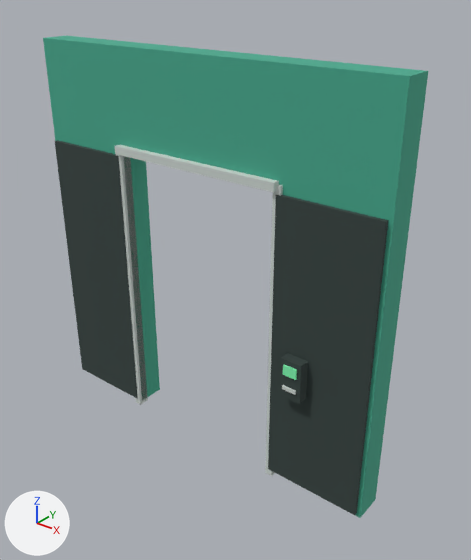
Two versions of the OBJ model Assets/Models/EscapeRoute/EmergencyExitFrame.obj, one commit apart.
Before and after are seen from a camera (50 mm lens) standing at (3.93, -4.43, 4.68) and looking at (0.28, 0.12, 1.86). Lighting does not change. The marker at lower left points along +X, +Y and +Z. The picture after the commit comes second. Where no turn or scale is listed for an object, it has been applied to the vertices. Vertices at exactly the same position are counted once.

Names of what the first picture shows: 'EmergencyExitFrame'.
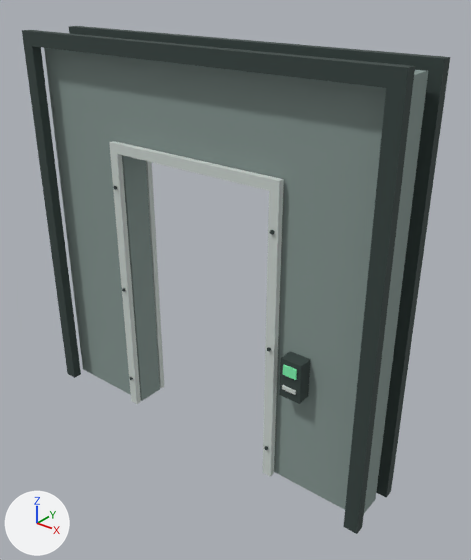
Patch to the scene script:
```diff
--- a/Assets/Models/EscapeRoute/EmergencyExitFrame.obj.py
+++ b/Assets/Models/EscapeRoute/EmergencyExitFrame.obj.py
@@ mat_framesteel @@
+mat_framesteel = principled_material('FrameSteel')
+mat_framesteel.base_color = (0.24, 0.31, 0.29)  # grey #869793
+mat_framesteel.roughness = 0.845
@@ me_emergencyexitframe @@
 # used by ob_emergencyexitframe; location = (0.0, 0.0, 0.0)
-me_emergencyexitframe.from_pydata(...)  # 84 vertices, 66 faces; spans x -2.0..2.0, y -0.32..0.15, z -0.04..4.0
+me_emergencyexitframe.from_pydata(...)  # 292 vertices, 324 faces; spans x -2.07..2.07, y -0.34..0.34, z 0.0..4.08
+# me_emergencyexitframe part 1: a new loose piece of 20 vertices spanning x -1.02..1.02, y -0.23..-0.17, z 0.0..3.1, in mat_rim (light grey #ced7d3)
+# me_emergencyexitframe part 2: a new loose piece of 20 vertices spanning x -2.07..2.07, y -0.34..-0.24, z 0.0..4.08, in mat_dark (dark grey #35423f)
+# me_emergencyexitframe part 3: a new loose piece of 20 vertices spanning x -1.02..1.02, y 0.17..0.23, z 0.0..3.1, in mat_rim (light grey #ced7d3)
+# me_emergencyexitframe part 4: a new loose piece of 20 vertices spanning x -2.07..2.07, y 0.24..0.34, z 0.0..4.08, in mat_dark (dark grey #35423f)
+# me_emergencyexitframe part 5
+# 40 vertices are removed from x -1.96..1.96, y -0.22..-0.06, z -0.04..3.07
+# 30 faces are deleted
+# me_emergencyexitframe part 6: 18 faces spanning x -2.0..2.0, y -0.15..0.15, z 0.0..4.0 switch from mat_escapegreen (green #45aa8e) to mat_framesteel (grey #869793)
+# other edits to the shape of me_emergencyexitframe do not show in these pictures
 me_emergencyexitframe.materials.append(mat_dark)
```

Pixel boxes (x1, y1, x2, y2) of what changed, in the pictures (471 x 560 px):
'EmergencyExitFrame', reshaped (11% wider): before (43, 36, 428, 518); after (22, 26, 450, 534)
part 1 of me_emergencyexitframe, added: after (109, 141, 284, 477)
part 2 of me_emergencyexitframe, added: after (22, 30, 415, 534)
part 3 of me_emergencyexitframe, added: after (146, 161, 164, 388)
part 4 of me_emergencyexitframe, added: after (69, 26, 450, 497)
part 5 of me_emergencyexitframe, deleted: before (55, 140, 389, 515)
part 6 of me_emergencyexitframe, recoloured (green to grey): before (43, 36, 428, 518); after (44, 48, 428, 513)
